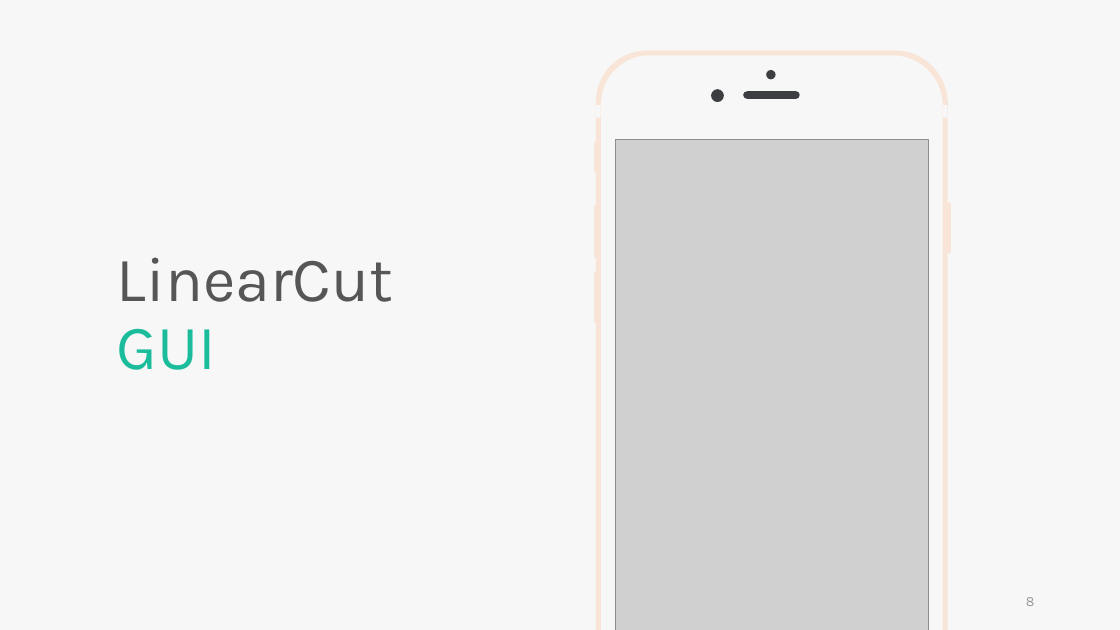
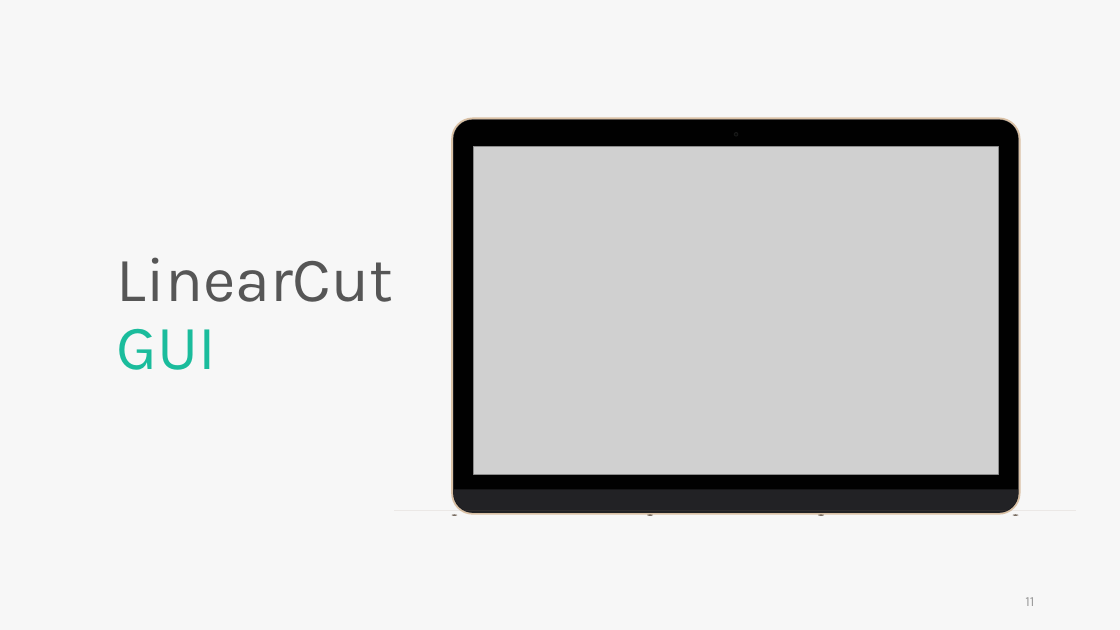
Before and after one commit to skyran1278/VbaProject, a slide deck: slide 11 of 20180126_SmartCut/Meeting/20190215 Meeting/20190215 Meeting.pptx (slide 8 before the commit). Drawn at 1120x630 pixels with LibreOffice and Linux fonts; fonts in the diff are those of the drawing; grey boxes stand for pictures; background and template pictures are left out. Boxes give left, top, right and bottom in pixels: in the first picture for what was removed or moved away, otherwise in the second. Text is boxed around its words. In the diff, an @@ line names an element or a change of style, - is before the commit and + after.

```diff
--- a/20180126_SmartCut/Meeting/20190215 Meeting/20190215 Meeting.pptx
+++ b/20180126_SmartCut/Meeting/20190215 Meeting/20190215 Meeting.pptx
@@ freeform shape removed at (x1=596, y1=50, x2=948, y2=630) @@
@@ freeform shape removed at (x1=602, y1=55, x2=944, y2=630) @@
@@ ellipse removed at (x1=711, y1=89, x2=723, y2=102) @@
@@ ellipse removed at (x1=766, y1=70, x2=776, y2=79) @@
@@ rectangle removed at (x1=596, y1=105, x2=601, y2=118) @@
@@ freeform shape removed at (x1=744, y1=92, x2=800, y2=99) @@
@@ rectangle removed at (x1=943, y1=103, x2=948, y2=115) @@
@@ rectangle removed at (x1=943, y1=105, x2=948, y2=118) @@
@@ picture added at (x1=473, y1=147, x2=998, y2=475) @@
@@ group added at (x1=394, y1=118, x2=1075, y2=516): 12 ellipses, 5 freeform shapes, 1 rectangle @@
@@ freeform shape removed at (x1=594, y1=141, x2=599, y2=172) @@
@@ picture removed at (x1=616, y1=139, x2=928, y2=630) @@
@@ freeform shape removed at (x1=594, y1=205, x2=599, y2=258) @@
@@ freeform shape removed at (x1=947, y1=202, x2=951, y2=254) @@
@@ freeform shape removed at (x1=594, y1=271, x2=599, y2=323) @@
@@ page number at (x1=1025, y1=597, x2=1034, y2=606): text changed @@
-8
+11
```
Also in this commit, not shown: 4 other slides changed, 4 slides added, 1 slide removed, 4 other files.
